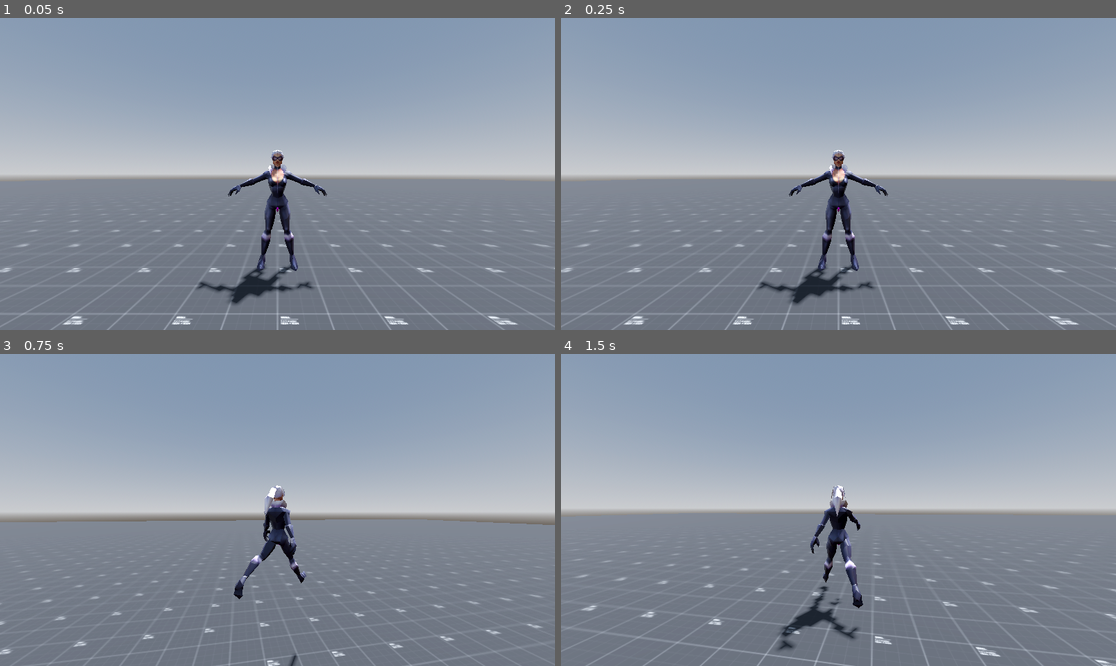
Above: before the commit, frames 1-4 (two rows, left to right).
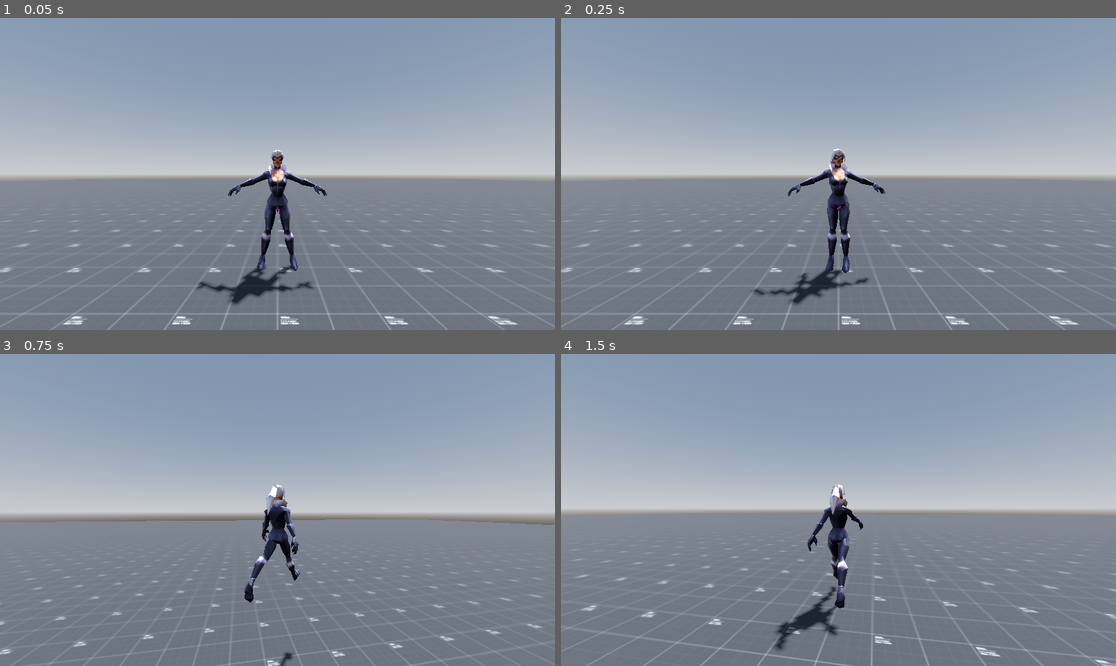
Above: after the commit, the same moments.

Repository: Patricio243/3d_practice_movement_godot
Game: Godot game, scene res://world.tscn
The game is run twice, just before and just after one commit, with the same random seed, the same clock (stepped at 60 frames per second) and the same inputs.
Inputs (mouse positions are in pixels of both pictures, inside the frame that each line leads up to):
- Up to frame 1 (0.05 s): no input
- Up to frame 2 (0.25 s): no input
- Up to frame 3 (0.75 s): tap Enter (ui_accept) at 0.5 s; move the mouse to (305, 510) at 0.52 s; hold Up (ui_up) from 0.53 s (still down)
- Up to frame 4 (1.5 s): keep holding Up (ui_up); tap Enter (ui_accept) at 0.77 s; move the mouse to (810, 510) at 1.27 s

Frame 1 is identical in both runs. In frame 2, 1.8% of the frame differs, in the area x 34-59%, y 41-90%; in frame 3, 0.9%; in frame 4, 1.7%.

Commit message:
Update:Animation's Logic 3

Diff:
--- a/accessories.gd
+++ b/accessories.gd
@@ -1,7 +1,7 @@
 extends Resource
 class_name Accessories
 
-const BLINDFORLD:String = "Blindfold"
+const BLINDFOLD:String = "Blindfold"
 const BALLGAG:String = "Ballgag"
 
 const ROPEELBOW:String = "RopeElbow"
--- a/anim_resource.gd
+++ b/anim_resource.gd
@@ -12,3 +12,6 @@
 
 const STRUGGLE:String = "STRUGGLE"
 const SIT:String = "SIT_TIED"
+
+const MOAN:String = "MOAN"
+const VIBRATOR:String = "VIBRATOR"
--- a/black_cat.gd
+++ b/black_cat.gd
@@ -82,7 +82,7 @@
 		can_jump = false
 
 	# --- ACCESORIOS ---
-	if restrains.active_restraints.has(Accessories.BLINDFORLD):
+	if restrains.active_restraints.has(Accessories.BLINDFOLD):
 		# Si está ciega, se mueve con cautela
 		speed_multiplier *= 0.8
 		rotation_control = 0.5 # Gira más lento
@@ -179,20 +179,48 @@
 
 
 func update_animations(input_dir):
-	# 1. CONTROL DEL MOVIMIENTO BASE (PIERNAS)
-	# Si las piernas están atadas, forzamos la animación de saltitos/pasos cortos
-	if current_state == State.LEGS_TIED:
-		locomotion_sm.travel(AnimResource.ANKLE) # Asegúrate de crear este nodo en la SM
+	# 1. PIERNAS (State Machine)
+	# Mantenemos tu lógica actual, funciona perfecto para cambios de física.
+	if restrains.active_restraints.has(Accessories.ROPEKNEE):
+		locomotion_sm.travel(AnimResource.KNEE) # Asumiendo que creaste KNEE en AnimResource
+	elif restrains.active_restraints.has(Accessories.ROPEANKLE):
+		locomotion_sm.travel(AnimResource.ANKLE)
 	elif current_state == State.SIT_TIED:
-		locomotion_sm.travel(AnimResource.IDLE) # No importa mucho, el SitOverride lo tapará
-	else:
-		# Estado NORMAL o HANDS_TIED (las piernas funcionan igual)
+		locomotion_sm.travel(AnimResource.IDLE)
+	else:
 		if input_dir.length() > 0:
 			locomotion_sm.travel(AnimResource.WALK)
 		else:
 			locomotion_sm.travel(AnimResource.IDLE)
 
-	# 2. CONTROL DE LAS MEZCLAS (CAPAS)
+	# 2. BRAZOS (Selector + Blend)
+	var target_hands_weight = 0.0
+	var arm_style = 0 # 0: Nada, 1: Wrists, 2: Elbows
+
+	if restrains.active_restraints.has(Accessories.ROPEELBOW):
+		target_hands_weight = 1.0
+		arm_style = 2 # Índice para Codos en el Transition
+	elif restrains.active_restraints.has(Accessories.ROPEWRISTS):
+		target_hands_weight = 1.0
+		arm_style = 1 # Índice para Muñecas en el Transition
+
+	# 3. VIBRADOR (Additive)
+	var vibe_amount = 0.0
+	if restrains.active_restraints.has(Accessories.VIBRATOR):
+		# Puedes usar un seno para que la intensidad suba y baje
+		vibe_amount = 0.5 + sin(Time.get_ticks_msec() * 0.01) * 0.2
+
+	# 4. APLICAR VALORES
+	hands_tied_weight = lerp(hands_tied_weight, target_hands_weight, 0.1)
+
+	# Parámetros del Tree
+	animation_tree.set("parameters/ArmBlend/blend_amount", hands_tied_weight)
+
+	# ¡OJO! Los nodos Transition usan "current" (int) para cambiar
+	animation_tree.set("parameters/ArmSelector/current", arm_style)
+
+	# Vibración
+	animation_tree.set("parameters/VibeAdd/add_amount", vibe_amount)
 
 	# ¿Tenemos las manos atadas? (Aplica para HANDS_TIED, LEGS_TIED y SIT_TIED si quieres)
 	var target_hands = 0.0
--- a/black_cat.tscn
+++ b/black_cat.tscn
@@ -216,12 +216,52 @@
 [sub_resource type="AnimationNodeAnimation" id="AnimationNodeAnimation_h8i6a"]
 animation = &"STRUGGLE"
 
-[sub_resource type="AnimationNodeAnimation" id="AnimationNodeAnimation_x46l8"]
+[sub_resource type="AnimationNodeAnimation" id="AnimationNodeAnimation_1v35q"]
 animation = &"HANDS_TIED"
 
-[sub_resource type="AnimationNodeBlend2" id="AnimationNodeBlend2_8q536"]
+[sub_resource type="AnimationNodeAnimation" id="AnimationNodeAnimation_ys8nj"]
+animation = &"ELBOW_TIED"
+
+[sub_resource type="AnimationNodeAnimation" id="AnimationNodeAnimation_w60nx"]
+animation = &"STRUGGLE"
+
+[sub_resource type="AnimationNodeAnimation" id="AnimationNodeAnimation_188yn"]
+animation = &"ANKLE_TIED"
+
+[sub_resource type="AnimationNodeAnimation" id="AnimationNodeAnimation_xea2n"]
+animation = &"KNEE_TIED"
+
+[sub_resource type="AnimationNodeAnimation" id="AnimationNodeAnimation_es86p"]
+animation = &"WALK"
+
+[sub_resource type="AnimationNodeAnimation" id="AnimationNodeAnimation_bvpng"]
+animation = &"IDLE"
+
+[sub_resource type="AnimationNodeBlend2" id="AnimationNodeBlend2_188yn"]
 filter_enabled = true
-filters = ["Armature/Skeleton3D:bc_Elbow_L", "Armature/Skeleton3D:bc_Elbow_R", "Armature/Skeleton3D:bc_Shoulder_L", "Armature/Skeleton3D:bc_Shoulder_R"]
+filters = ["Armature/Skeleton3D:bc_Elbow_L", "Armature/Skeleton3D:bc_Elbow_R", "Armature/Skeleton3D:bc_Shoulder_L", "Armature/Skeleton3D:bc_Shoulder_R", "Armature/Skeleton3D:bc_Wrist_L", "Armature/Skeleton3D:bc_Wrist_R"]
+
+[sub_resource type="AnimationNodeTransition" id="AnimationNodeTransition_xea2n"]
+input_0/name = "Free"
+input_0/auto_advance = false
+input_0/break_loop_at_end = false
+input_0/reset = true
+input_1/name = "Wrists"
+input_1/auto_advance = false
+input_1/break_loop_at_end = false
+input_1/reset = true
+input_2/name = "Elbows"
+input_2/auto_advance = false
+input_2/break_loop_at_end = false
+input_2/reset = true
+
+[sub_resource type="AnimationNodeBlend2" id="AnimationNodeBlend2_es86p"]
+filter_enabled = true
+filters = ["Armature/Skeleton3D:bc_Root_M"]
+
+[sub_resource type="AnimationNodeBlend2" id="AnimationNodeBlend2_5y8cr"]
+filter_enabled = true
+filters = ["Armature/Skeleton3D:bc_Hip_L", "Armature/Skeleton3D:bc_Hip_R", "Armature/Skeleton3D:bc_Knee_L", "Armature/Skeleton3D:bc_Knee_R"]
 
 [sub_resource type="AnimationNodeAnimation" id="AnimationNodeAnimation_dqnoi"]
 animation = &"ANKLE_TIED"
@@ -253,7 +293,7 @@
 
 [sub_resource type="AnimationNodeStateMachine" id="AnimationNodeStateMachine_bvpng"]
 states/ANKLE_TIED/node = SubResource("AnimationNodeAnimation_dqnoi")
-states/ANKLE_TIED/position = Vector2(306, 174)
+states/ANKLE_TIED/position = Vector2(305, 200)
 states/IDLE/node = SubResource("AnimationNodeAnimation_gf1ix")
 states/IDLE/position = Vector2(305, 107)
 states/WALK/node = SubResource("AnimationNodeAnimation_fpf1d")
@@ -268,24 +308,58 @@
 filter_enabled = true
 filters = ["Armature/Skeleton3D:bc_Ankle_L", "Armature/Skeleton3D:bc_Ankle_R", "Armature/Skeleton3D:bc_Hip_L", "Armature/Skeleton3D:bc_Hip_R", "Armature/Skeleton3D:bc_Knee_L", "Armature/Skeleton3D:bc_Knee_R", "Armature/Skeleton3D:bc_Root_M"]
 
+[sub_resource type="AnimationNodeTransition" id="AnimationNodeTransition_mwx8g"]
+input_0/name = "Knee"
+input_0/auto_advance = false
+input_0/break_loop_at_end = false
+input_0/reset = true
+input_1/name = "Ankle"
+input_1/auto_advance = false
+input_1/break_loop_at_end = false
+input_1/reset = true
+
+[sub_resource type="AnimationNodeAdd2" id="AnimationNodeAdd2_5y8cr"]
+
 [sub_resource type="AnimationNodeBlendTree" id="AnimationNodeBlendTree_188yn"]
-graph_offset = Vector2(-475.01416, -104.26807)
-nodes/output/position = Vector2(680, 180)
+graph_offset = Vector2(-681.9978, 93.545166)
+nodes/output/position = Vector2(760, 260)
 nodes/Locomotion/node = SubResource("AnimationNodeStateMachine_bvpng")
-nodes/Locomotion/position = Vector2(-280, -20)
-nodes/Animation/node = SubResource("AnimationNodeAnimation_x46l8")
-nodes/Animation/position = Vector2(-220, 320)
-nodes/HandsBlend/node = SubResource("AnimationNodeBlend2_8q536")
-nodes/HandsBlend/position = Vector2(0, 100)
+nodes/Locomotion/position = Vector2(-600, -60)
+"nodes/Animation 6/node" = SubResource("AnimationNodeAnimation_w60nx")
+"nodes/Animation 6/position" = Vector2(-340, 320)
+nodes/VibeAdd/node = SubResource("AnimationNodeAdd2_5y8cr")
+nodes/VibeAdd/position = Vector2(-120, 120)
 nodes/SitOverride/node = SubResource("AnimationNodeBlend2_gf1ix")
-nodes/SitOverride/position = Vector2(240, 160)
+nodes/SitOverride/position = Vector2(80, 180)
 "nodes/Animation 2/node" = SubResource("AnimationNodeAnimation_8q536")
-"nodes/Animation 2/position" = Vector2(40, 380)
+"nodes/Animation 2/position" = Vector2(-120, 400)
 "nodes/Animation 3/node" = SubResource("AnimationNodeAnimation_h8i6a")
-"nodes/Animation 3/position" = Vector2(240, 420)
+"nodes/Animation 3/position" = Vector2(260, 500)
 nodes/OneShotStruggle/node = SubResource("AnimationNodeOneShot_pmi2h")
-nodes/OneShotStruggle/position = Vector2(440, 160)
-node_connections = [&"output", 0, &"OneShotStruggle", &"HandsBlend", 0, &"Locomotion", &"HandsBlend", 1, &"Animation", &"SitOverride", 0, &"HandsBlend", &"SitOverride", 1, &"Animation 2", &"OneShotStruggle", 0, &"SitOverride", &"OneShotStruggle", 1, &"Animation 3"]
+nodes/OneShotStruggle/position = Vector2(480, 260)
+nodes/ArmTransition/node = SubResource("AnimationNodeTransition_xea2n")
+nodes/ArmTransition/position = Vector2(-520, 380)
+"nodes/Animation 4/node" = SubResource("AnimationNodeAnimation_1v35q")
+"nodes/Animation 4/position" = Vector2(-740, 500)
+"nodes/Animation 5/node" = SubResource("AnimationNodeAnimation_ys8nj")
+"nodes/Animation 5/position" = Vector2(-740, 680)
+nodes/ArmBlend/node = SubResource("AnimationNodeBlend2_188yn")
+nodes/ArmBlend/position = Vector2(-340, 40)
+nodes/FaceBlend/node = SubResource("AnimationNodeBlend2_es86p")
+nodes/FaceBlend/position = Vector2(260, 240)
+nodes/Animation/node = SubResource("AnimationNodeAnimation_bvpng")
+nodes/Animation/position = Vector2(80, 440)
+"nodes/Animation 7/node" = SubResource("AnimationNodeAnimation_188yn")
+"nodes/Animation 7/position" = Vector2(160, -20)
+"nodes/Animation 8/node" = SubResource("AnimationNodeAnimation_xea2n")
+"nodes/Animation 8/position" = Vector2(160, -200)
+nodes/Transition/node = SubResource("AnimationNodeTransition_mwx8g")
+nodes/Transition/position = Vector2(340, -160)
+nodes/LegsBlend/node = SubResource("AnimationNodeBlend2_5y8cr")
+nodes/LegsBlend/position = Vector2(520, -280)
+"nodes/Animation 9/node" = SubResource("AnimationNodeAnimation_es86p")
+"nodes/Animation 9/position" = Vector2(-720, 320)
+node_connections = [&"output", 0, &"OneShotStruggle", &"VibeAdd", 0, &"ArmBlend", &"VibeAdd", 1, &"Animation 6", &"SitOverride", 0, &"VibeAdd", &"SitOverride", 1, &"Animation 2", &"OneShotStruggle", 0, &"FaceBlend", &"OneShotStruggle", 1, &"Animation 3", &"ArmTransition", 0, &"Animation 9", &"ArmTransition", 1, &"Animation 4", &"ArmTransition", 2, &"Animation 5", &"ArmBlend", 0, &"Locomotion", &"ArmBlend", 1, &"ArmTransition", &"FaceBlend", 0, &"SitOverride", &"FaceBlend", 1, &"Animation", &"Transition", 0, &"Animation 8", &"Transition", 1, &"Animation 7", &"LegsBlend", 1, &"Transition"]
 
 [node name="Player" type="CharacterBody3D"]
 script = ExtResource("1_x46l8")
@@ -335,21 +409,21 @@
 bones/5/rest = Transform3D(0.99991876, 2.1175824e-22, -0.0127476575, -2.1175826e-22, 0.99999994, 1.3497657e-24, 0.0127476575, 1.3497658e-24, 0.99991876, 0.36108366, 8.225648e-09, -8.7855994e-08)
 bones/5/enabled = true
 bones/5/position = Vector3(0.36108366, 8.225648e-09, -8.7855994e-08)
-bones/5/rotation = Quaternion(4.930482e-32, -0.006373958, -8.660522e-30, 0.9999797)
+bones/5/rotation = Quaternion(-0.30414215, -0.1343579, -0.36892918, 0.86794984)
 bones/5/scale = Vector3(1, 0.99999994, 1)
 bones/6/name = "bc_Elbow_R"
 bones/6/parent = 5
 bones/6/rest = Transform3D(0.9965086, 2.2204459e-16, 0.08348993, -2.2204459e-16, 1, -9.285454e-18, -0.08348993, -9.285454e-18, 0.9965086, 1.5157388, -0.55996513, 0.0067272796)
 bones/6/enabled = true
 bones/6/position = Vector3(1.5157388, -0.55996513, 0.0067272796)
-bones/6/rotation = Quaternion(0, 0.041781448, 2.6107888e-24, 0.9991268)
+bones/6/rotation = Quaternion(4.652546e-09, 0.041781448, -1.9456002e-10, 0.9991268)
 bones/6/scale = Vector3(1, 1, 1)
 bones/7/name = "bc_Wrist_R"
 bones/7/parent = 6
 bones/7/rest = Transform3D(0.99619365, 0, -0.08716697, 0, 0.99999994, 0, 0.08716697, 0, 0.99619365, 1.092942, -0.40470648, -0.0011832328)
 bones/7/enabled = true
 bones/7/position = Vector3(1.092942, -0.40470648, -0.0011832328)
-bones/7/rotation = Quaternion(0, -0.043625016, 0, 0.999048)
+bones/7/rotation = Quaternion(1.9118593e-08, -0.04362502, -2.1538199e-08, 0.999048)
 bones/7/scale = Vector3(0.99999994, 0.99999994, 0.99999994)
 bones/8/name = "bc_IndexFing1_R"
 bones/8/parent = 7
@@ -391,21 +465,21 @@
 bones/13/rest = Transform3D(-0.9929381, 2.1175826e-22, 0.11863374, 2.1175834e-22, 0.99999964, -1.2605351e-23, -0.11863374, 1.2605346e-23, -0.9929381, -0.36108366, 8.225651e-09, -1.5456527e-07)
 bones/13/enabled = true
 bones/13/position = Vector3(-0.36108366, 8.225651e-09, -1.5456527e-07)
-bones/13/rotation = Quaternion(-6.3108872e-30, 0.99823296, -7.888609e-31, 0.059421867)
+bones/13/rotation = Quaternion(-0.34585652, 0.85049677, 0.34785506, 0.18982999)
 bones/13/scale = Vector3(1, 0.99999964, 1)
 bones/14/name = "bc_Elbow_L"
 bones/14/parent = 13
 bones/14/rest = Transform3D(0.9965086, 0, 0.08349001, 0, 1, 0, -0.08349001, 0, 0.9965086, 1.5017369, -0.55996466, -0.20565756)
 bones/14/enabled = true
 bones/14/position = Vector3(1.5017369, -0.55996466, -0.20565756)
-bones/14/rotation = Quaternion(0, 0.04178149, 0, 0.9991268)
+bones/14/rotation = Quaternion(-6.2039596e-09, 0.041781496, -3.4691094e-09, 0.9991268)
 bones/14/scale = Vector3(1, 1, 1)
 bones/15/name = "bc_Wrist_L"
 bones/15/parent = 14
 bones/15/rest = Transform3D(0.9961937, -5.7790877e-16, -0.08716694, 1.1984481e-15, 1.0000001, 7.066644e-15, 0.08716694, -7.144212e-15, 0.9961937, 1.0922105, -0.40470505, 0.039987944)
 bones/15/enabled = true
 bones/15/position = Vector3(1.0922105, -0.40470505, 0.039987944)
-bones/15/rotation = Quaternion(2.316106e-22, -0.043625005, -6.6174455e-23, 0.999048)
+bones/15/rotation = Quaternion(5.582616e-09, -0.043625012, 2.4377322e-10, 0.999048)
 bones/15/scale = Vector3(1, 1.0000001, 1)
 bones/16/name = "bc_IndexFing1_L"
 bones/16/parent = 15
@@ -475,14 +549,14 @@
 bones/25/rest = Transform3D(0.9839168, 3.998466e-17, 0.17862678, 3.998465e-17, 1, -4.440892e-16, -0.17862678, 4.4408926e-16, 0.9839168, 0.09545902, -0.17456104, 0.47656262)
 bones/25/enabled = true
 bones/25/position = Vector3(0.09545903, -0.17456102, 0.47656262)
-bones/25/rotation = Quaternion(-2.047272e-23, 0.08967468, 0, 0.99597114)
+bones/25/rotation = Quaternion(-0.018832441, 0.0876749, 0.2091624, 0.9737606)
 bones/25/scale = Vector3(0.9999999, 1, 0.9999999)
 bones/26/name = "bc_Knee_L"
 bones/26/parent = 25
 bones/26/rest = Transform3D(0.99995905, 0, 0.009047122, 0, 1, 0, -0.009047122, 0, 0.99995905, 0.08849596, -1.9825659, 0.37076542)
 bones/26/enabled = true
-bones/26/position = Vector3(0.0884959, -1.9825659, 0.37076536)
-bones/26/rotation = Quaternion(0, 0.0045236, 0, 0.99998987)
+bones/26/position = Vector3(0.088496186, -1.9825662, 0.37076545)
+bones/26/rotation = Quaternion(6.292419e-11, 0.0045236056, -6.988624e-10, 0.99998987)
 bones/26/scale = Vector3(0.99999994, 1, 0.99999994)
 bones/27/name = "bc_Ankle_L"
 bones/27/parent = 26
@@ -503,14 +577,14 @@
 bones/29/rest = Transform3D(0.98578423, 3.7574157e-17, 0.16801618, 3.7574163e-17, 1, -4.440892e-16, -0.16801618, 4.440892e-16, 0.98578423, 0.09545907, -0.17456104, -0.47656262)
 bones/29/enabled = true
 bones/29/position = Vector3(0.095459074, -0.17456102, -0.47656262)
-bones/29/rotation = Quaternion(5.893661e-24, 0.08430826, 1.654361e-24, 0.99643975)
+bones/29/rotation = Quaternion(0.010166643, 0.08369303, -0.12015953, 0.9891683)
 bones/29/scale = Vector3(0.99999994, 1, 0.99999994)
 bones/30/name = "bc_Knee_R"
 bones/30/parent = 29
 bones/30/rest = Transform3D(0.9999726, 0, -0.0074060266, 0, 1, 0, 0.0074060266, 0, 0.9999726, 0.20975877, -1.9825659, -0.31827635)
 bones/30/enabled = true
-bones/30/position = Vector3(0.2097588, -1.9825659, -0.31827635)
-bones/30/rotation = Quaternion(0, -0.0037030387, 0, 0.99999315)
+bones/30/position = Vector3(0.20975824, -1.9825656, -0.31827623)
+bones/30/rotation = Quaternion(-1.8350428e-09, -0.0037030387, -7.457426e-09, 0.99999315)
 bones/30/scale = Vector3(1, 1, 1)
 bones/31/name = "bc_Ankle_R"
 bones/31/parent = 30
@@ -555,7 +629,7 @@
 mesh = SubResource("TorusMesh_h8i6a")
 
 [node name="RopeElbow" type="BoneAttachment3D" parent="Armature/Skeleton3D"]
-transform = Transform3D(0.99937606, 5.293954e-22, -0.035319127, 0.035319127, -1.0587908e-22, 0.99937606, 5.253256e-22, -0.9999996, -1.2451083e-22, 2.1527364, -0.13499996, -7.460106)
+transform = Transform3D(0.6931609, 0.720366, -0.024497189, 0.5042803, -0.46039113, 0.7305757, 0.5150039, -0.5187601, -0.6823918, 1.284989, 0.8540381, -6.895749)
 bone_name = "bc_Elbow_L"
 bone_idx = 14
 
@@ -564,7 +638,7 @@
 mesh = SubResource("BoxMesh_1v35q")
 
 [node name="RopeWrists" type="BoneAttachment3D" parent="Armature/Skeleton3D"]
-transform = Transform3D(0.9924935, 6.247915e-22, -0.12229726, 0.12229726, 3.6633875e-22, 0.9924935, 6.6490377e-22, -0.9999997, 2.8717834e-22, 3.2428532, -0.05646105, -7.055401)
+transform = Transform3D(0.68838716, 0.72036606, -0.08482468, 0.56604296, -0.4603912, 0.6838383, 0.4535616, -0.51876014, -0.7246857, 1.7495513, 1.6203552, -6.150599)
 bone_name = "bc_Wrist_L"
 bone_idx = 15
 
@@ -573,7 +647,7 @@
 mesh = SubResource("BoxMesh_fpf1d")
 
 [node name="RopeKnee" type="BoneAttachment3D" parent="Armature/Skeleton3D"]
-transform = Transform3D(-0.18752104, -4.0780477e-23, 0.98226035, -0.98226035, 3.6717693e-24, -0.18752104, 4.040563e-24, -0.99999994, -4.0745578e-23, 0.8255571, 0.015399903, -3.375588)
+transform = Transform3D(-0.18752106, 3.593122e-09, 0.98226035, -0.895618, 0.41065043, -0.17098036, -0.40336558, -0.9117928, -0.07700558, 0.8255571, -0.7852198, -3.6134174)
 bone_name = "bc_Knee_L"
 bone_idx = 26
 
@@ -582,7 +656,7 @@
 mesh = SubResource("BoxMesh_dqnoi")
 
 [node name="RopeAnkle" type="BoneAttachment3D" parent="Armature/Skeleton3D"]
-transform = Transform3D(-0.006653622, -7.6049094e-23, 0.99997765, -0.99997765, 1.8665274e-22, -0.006653622, -1.8614264e-22, -0.99999994, -7.728932e-23, 1.2411641, -0.28069606, -1.019799)
+transform = Transform3D(-0.0066536367, 3.593122e-09, 0.99997765, -0.9117725, 0.41065043, -0.0060667396, -0.4106412, -0.9117928, -0.0027323067, 1.2411641, -2.022604, -1.5870175)
 bone_name = "bc_Ankle_L"
 bone_idx = 27
 
@@ -627,11 +701,20 @@
 parameters/Locomotion/conditions/is_free = false
 parameters/Locomotion/conditions/is_moving = false
 parameters/Locomotion/conditions/is_standing = false
-parameters/HandsBlend/blend_amount = 0.0
+parameters/VibeAdd/add_amount = 0.0
 parameters/SitOverride/blend_amount = 0.0
 parameters/OneShotStruggle/active = false
 parameters/OneShotStruggle/internal_active = false
 parameters/OneShotStruggle/request = 0
+parameters/ArmTransition/current_state = "Free"
+parameters/ArmTransition/transition_request = ""
+parameters/ArmTransition/current_index = 0
+parameters/ArmBlend/blend_amount = 1.0
+parameters/FaceBlend/blend_amount = 0.0
+parameters/Transition/current_state = ""
+parameters/Transition/transition_request = ""
+parameters/Transition/current_index = -1
+parameters/LegsBlend/blend_amount = 0.0
 
 [node name="AnimationPlayer" type="AnimationPlayer" parent="."]
 libraries = {
--- a/restrains.gd
+++ b/restrains.gd
@@ -3,7 +3,7 @@
 
 # Configuración de dificultad de escape (HP de la atadura)
 const RESTRAINT_DATA = {
-	Accessories.BLINDFORLD: { "difficulty": 10.0, "type": "accessory" },
+	Accessories.BLINDFOLD: { "difficulty": 10.0, "type": "accessory" },
 	Accessories.BALLGAG:   { "difficulty": 15.0, "type": "accessory" },
 
 	Accessories.COLLAR:    { "difficulty": 50.0, "type": "hard" },     # Difícil de quitar
@@ -17,4 +17,4 @@
 }
 
 # Estado actual: { "nombre_item": vida_actual }
-var active_restraints:Dictionary = {"Vibrator":7}
+var active_restraints:Dictionary = {Accessories.VIBRATOR:7}
--- a/visuals.gd
+++ b/visuals.gd
@@ -5,7 +5,7 @@
 @onready var restrains: Restrains = $"../Restrains"
 
 var children:Dictionary = {
-	Accessories.BLINDFORLD:null,
+	Accessories.BLINDFOLD:null,
 	Accessories.BALLGAG:null,
 	Accessories.ROPEELBOW:null,
 	Accessories.ROPEWRISTS:null,
Not shown: 1 places in black_cat.tscn that only renumber resources
Not shown, changed: black_cat.blend
Not shown, changed: black_cat.blend1
